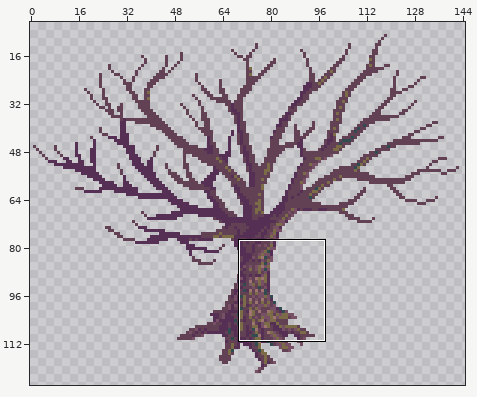
Two versions of one sprite sheet, Assets/Sprites/oldtree2.png. The picture above shows the old version from afar; the outline marks the close-up.
Close-up. Old version:
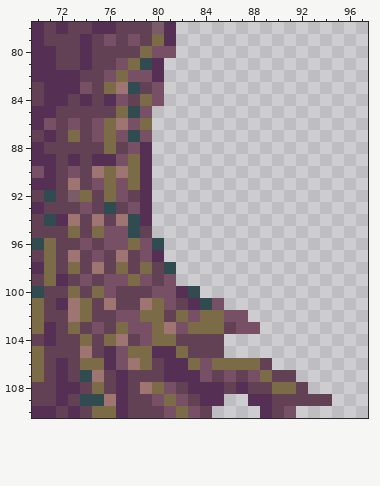
The file is 145x126 pixels. Shown: x 70..97, y 78..110. The wide view leaves out empty margins.
Once edited:
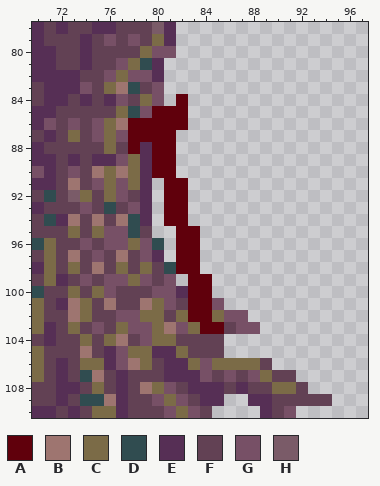
Palette (. is transparent): A #60000c  B #9e7570  C #7b6b47  D #304c50  E #562f55  F #624154  G #775066  H #7a5b68
Difference:
y 84: x 82 . -> A
y 85: x 80..82 ... -> AAA
y 86: x 78..82 GC... -> AAAAA
y 87: x 78..81 DG.. -> AAAA
y 88: x 78 G -> A; x 80..81 .. -> AA
y 89..90: x 80..81 .. -> AA
y 91..94: x 81..82 .. -> AA
y 95..98: x 82..83 .. -> AA
y 99: x 83..84 .. -> AA
y 100: x 83..84 D. -> AA
y 101: x 83..84 ED -> AA
y 102: x 83..84 GC -> AA
y 103: x 84..85 CC -> AA
Boxes around the changes in both close-ups, in picture pixels (x1, y1, x2, y2):
changed: (128, 94, 224, 334)
